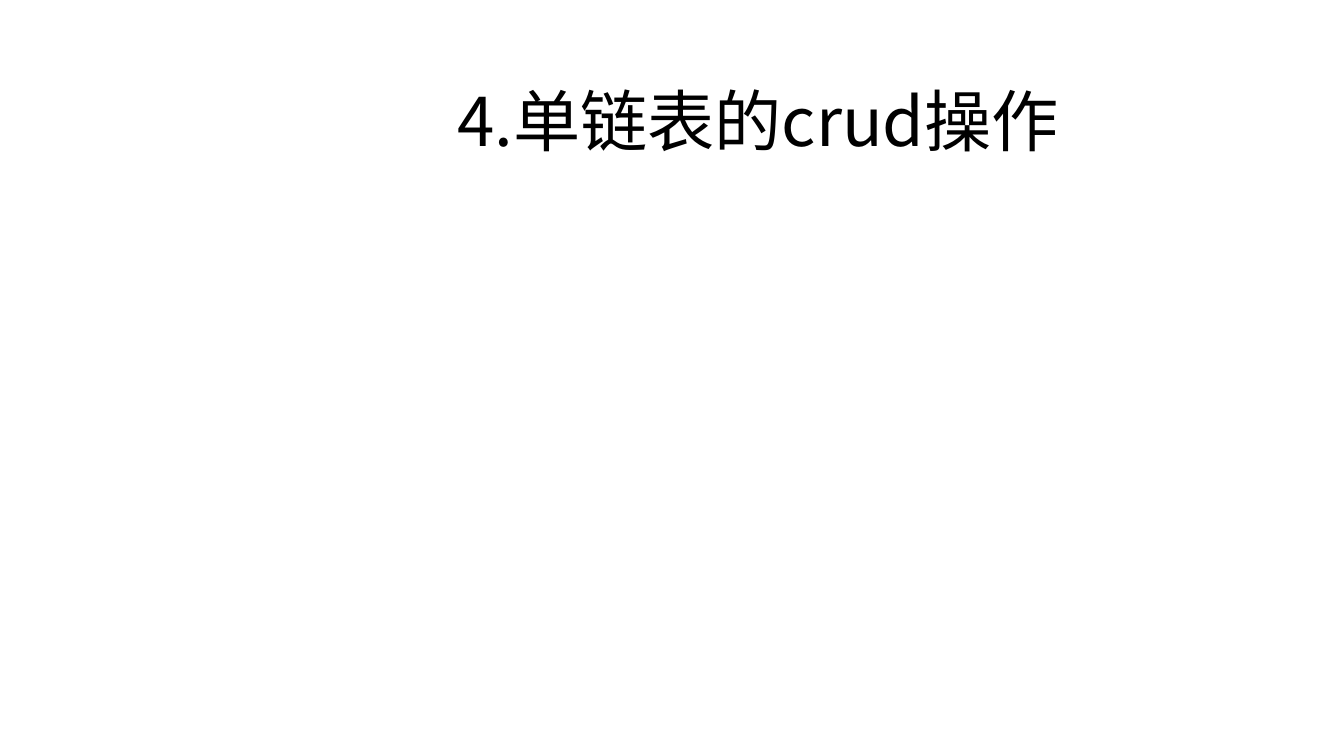
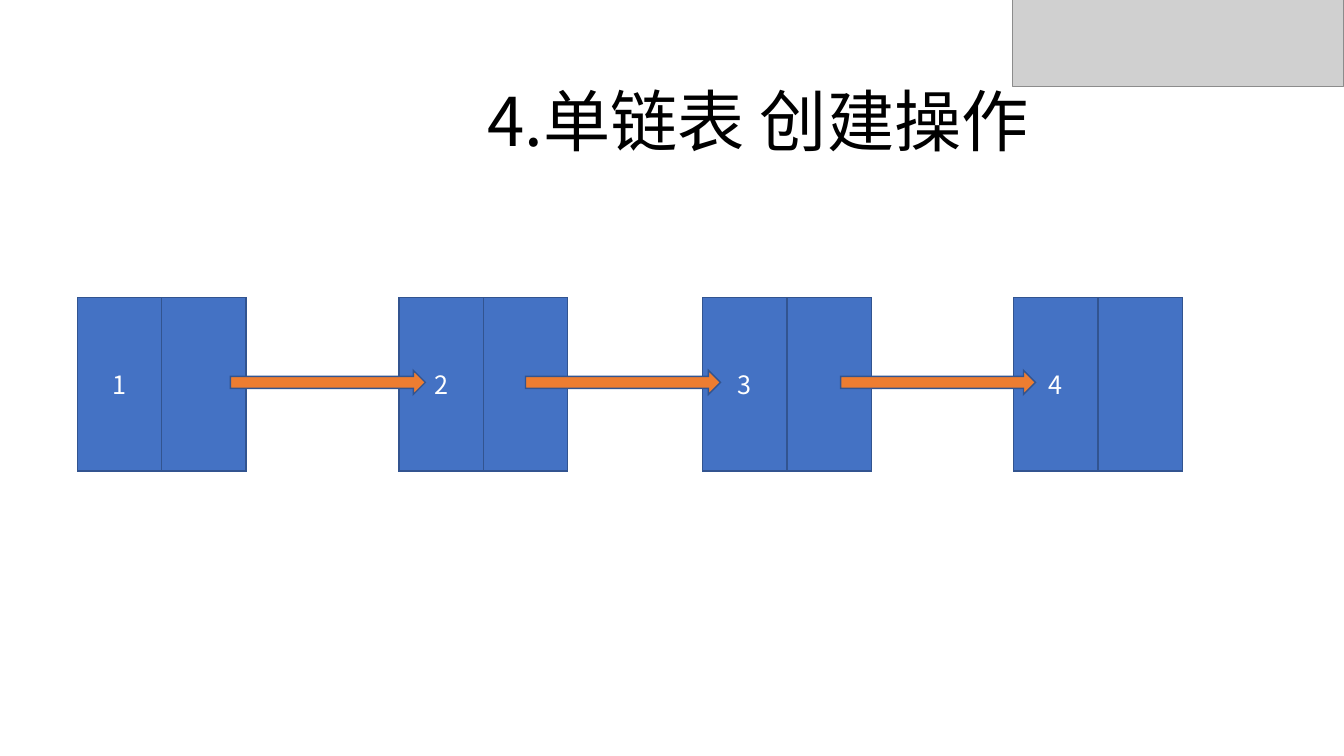
Before and after one commit to zjyesir/hmc_data_structure, a slide deck: slide 16 of 2.线性表.pptx (slide 7 before the commit). Drawn at 1344x756 pixels with LibreOffice and Linux fonts; fonts in the diff are those of the drawing; grey boxes stand for pictures; background and template pictures are left out. Boxes give left, top, right and bottom in pixels: in the first picture for what was removed or moved away, otherwise in the second. Text is boxed around its words. In the diff, an @@ line names an element or a change of style, - is before the commit and + after.

```diff
--- a/2.线性表.pptx
+++ b/2.线性表.pptx
@@ picture added at [1013, 0, 1344, 87] @@
@@ text at [487, 78, 1029, 152]: text changed @@
-4.单链表的crud操作
+4.单链表 创建操作
@@ rectangle added at [78, 297, 162, 471], fill #4472C4, outline #325491 1 pt, 18 pt, text #FFFFFF @@
+1
@@ rectangle added at [161, 297, 246, 471], fill #4472C4, outline #325491 1 pt @@
@@ rectangle added at [399, 297, 484, 471], fill #4472C4, outline #325491 1 pt, 18 pt, text #FFFFFF @@
+2
@@ rectangle added at [483, 297, 568, 471], fill #4472C4, outline #325491 1 pt @@
@@ rectangle added at [703, 297, 787, 471], fill #4472C4, outline #325491 1 pt, 18 pt, text #FFFFFF @@
+3
@@ rectangle added at [787, 297, 872, 471], fill #4472C4, outline #325491 1 pt @@
@@ rectangle added at [1013, 297, 1098, 471], fill #4472C4, outline #325491 1 pt, 18 pt, text #FFFFFF @@
+4
@@ rectangle added at [1098, 297, 1183, 471], fill #4472C4, outline #325491 1 pt @@
@@ right arrow added at [231, 370, 425, 394], fill #ED7D31, outline #325491 1 pt @@
@@ right arrow added at [525, 370, 720, 394], fill #ED7D31, outline #325491 1 pt @@
@@ right arrow added at [841, 370, 1035, 394], fill #ED7D31, outline #325491 1 pt @@
```
Also in this commit, not shown: 8 other slides changed, 19 slides added, 3 slides removed, 9 other files.
